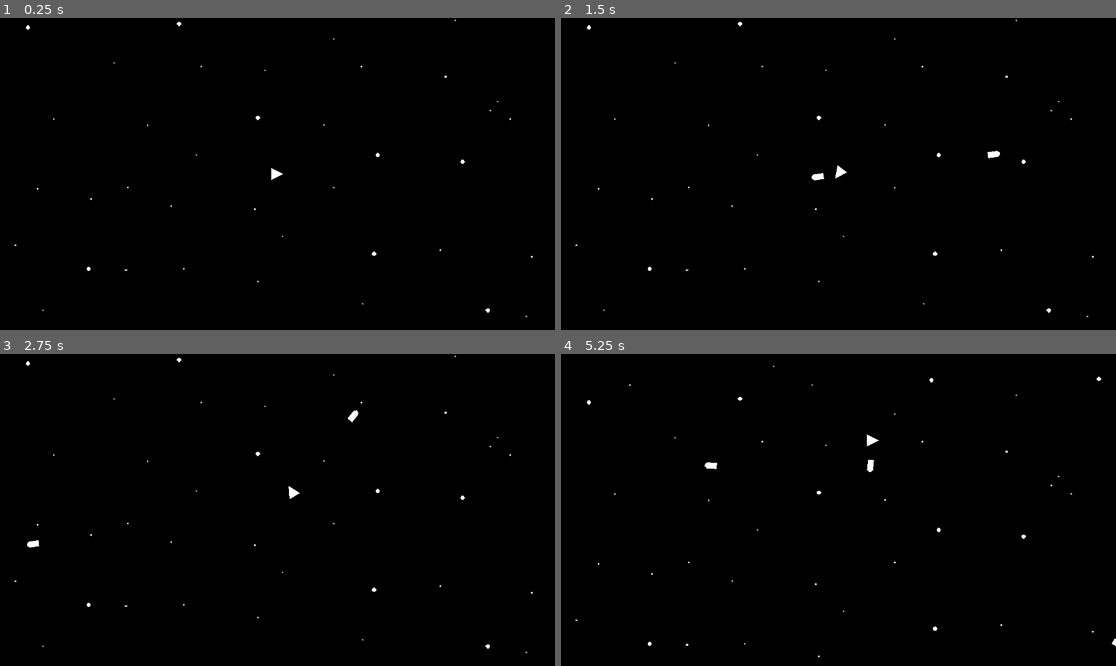
Above: before the commit, frames 1-4 (two rows, left to right).
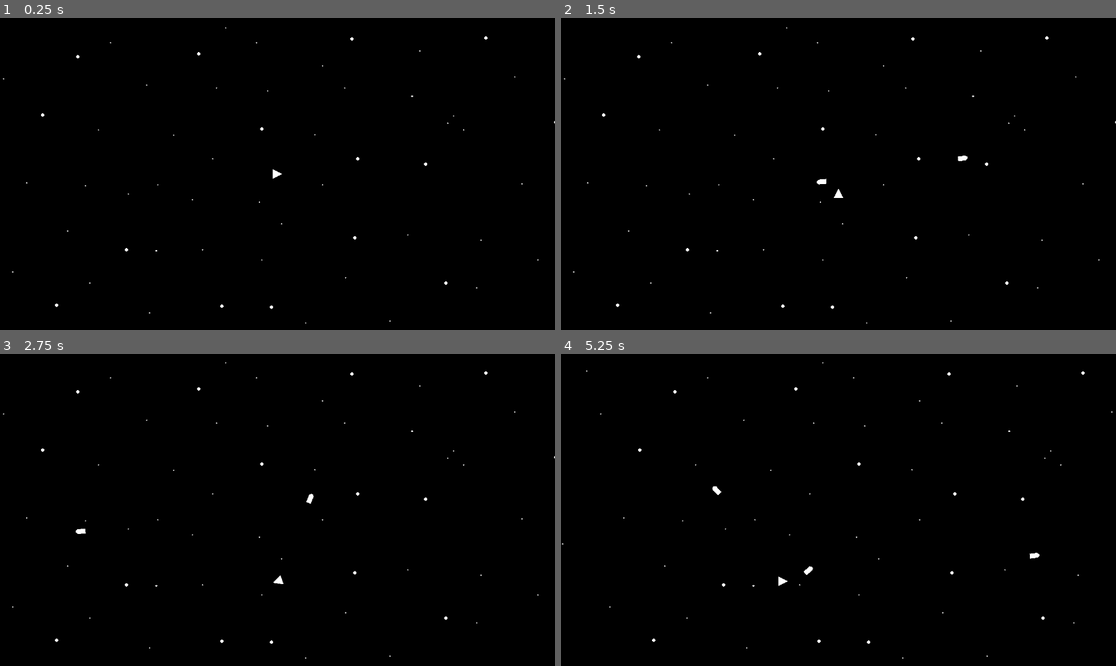
Above: after the commit, the same moments.

Repository: zestones/Space-Colony
Game: Godot game, scene res://src/Scenes/spacePrototype.tscn
The game is run twice, just before and just after one commit, with the same random seed, the same clock (stepped at 60 frames per second) and the same inputs.
Inputs (mouse positions are in pixels of both pictures, inside the frame that each line leads up to):
- Up to frame 1 (0.25 s): no input
- Up to frame 2 (1.5 s): tap Enter at 0.5 s; move the mouse to (960, 158) at 0.52 s; hold D (Right) 0.53-1.28 s; click (960, 158) at 0.6 s; move the mouse to (727, 189) at 1.27 s; hold S (Down) from 1.28 s (still down); click (727, 189) at 1.35 s
- Up to frame 3 (2.75 s): move the mouse to (333, 441) at 2.02 s; release S (Down) at 2.03 s; hold D (Right) from 2.03 s (still down); click (333, 441) at 2.1 s
- Up to frame 4 (5.25 s): move the mouse to (810, 572) at 2.77 s; release D (Right) at 2.78 s; hold W (Up) 2.78-3.53 s; click (810, 572) at 2.85 s; move the mouse to (1005, 556) at 3.52 s; hold A (Left) 3.53-5.03 s; click (1005, 556) at 3.6 s; move the mouse to (672, 463) at 4.27 s; click (672, 463) at 4.35 s; move the mouse to (866, 510) at 5.02 s; hold S (Down) from 5.03 s (still down); click (866, 510) at 5.1 s

The runs differ from the first frame. In frame 1, 0.3% of the frame differs, in the area x 0-100%, y 0-98%; in frame 2, 0.5%; in frame 3, 0.5%; in frame 4, 0.6%, in the area x 0-100%, y 2-98%.

Commit message:
Changes the spaceship to characterbody2d
The spaceship is changed into a characterbody2d, and its default is set to uniform movement and rotation (no acceleration), but can still be changed back with the metadata of the spaceship object scene. Also made a few adjustments to clean up the code.

Diff:
--- a/game/src/Player/Spaceship/spaceship.gd
+++ b/game/src/Player/Spaceship/spaceship.gd
@@ -1,27 +1,33 @@
-extends RigidBody2D
+extends CharacterBody2D
 
 var direction = Vector2(cos(rotation), sin(rotation));
 var bulletID = preload ("res://src/Player/Spaceship/Bullet/bullet.tscn");
+#var linear_velocity = Vector2.ZERO;
+var angular_velocity = 0;
 
 func _process(delta):
 	direction = Vector2(cos(rotation), sin(rotation));
-	var input = Vector2(Input.get_axis("Left", "Right"), Input.get_axis("Down", "Up"));
+	var input = Input.get_vector("Left", "Right", "Down", "Up").normalized();#Vector2(Input.get_axis("Left", "Right"), Input.get_axis("Down", "Up"));
 
 	if get_meta("uniformRotation"):
-		angular_velocity = input.x * get_meta("maxRotationalSpeed") * delta;
+		angular_velocity = input.x * get_meta("maxRotationalSpeed");
 	else:
 		angular_velocity += input.x * get_meta("rotationalAcceleration") * delta;
 
 	if get_meta("uniformMovement"):
-		linear_velocity = direction * input.y * get_meta("maxSpeed");
+		velocity = direction * input.y * get_meta("maxSpeed");
 	else:
-		apply_force(direction * input.y * get_meta("acceleration"))
+		velocity += direction * input.y * get_meta("acceleration") * delta;
 
 	angular_velocity = clampf(angular_velocity, -get_meta("maxRotationalSpeed"), get_meta("maxRotationalSpeed"));
-	if linear_velocity.length() > get_meta("maxSpeed"):
-		linear_velocity = linear_velocity.limit_length(get_meta("maxSpeed"));
+	if velocity.length() > get_meta("maxSpeed"):
+		velocity = velocity.limit_length(get_meta("maxSpeed"));
 
 	if Input.is_action_just_pressed("Fire"):
 		var bullet = bulletID.instantiate();
 		bullet.position = position;
 		get_parent().add_child(bullet);
+
+	move_and_slide();
+	rotate(deg_to_rad(angular_velocity) * delta);
+	print_debug(str(angular_velocity) + ", " + str(rotation_degrees));
--- a/game/src/Player/Spaceship/spaceship.tscn
+++ b/game/src/Player/Spaceship/spaceship.tscn
@@ -2,19 +2,18 @@
 
 [ext_resource type="Script" path="res://src/Player/Spaceship/spaceship.gd" id="1_7fy6d"]
 
-[node name="RigidBody2D" type="RigidBody2D"]
-gravity_scale = 0.0
+[node name="Spaceship" type="CharacterBody2D"]
 script = ExtResource("1_7fy6d")
-metadata/rotationalAcceleration = 10.0
+metadata/uniformRotation = true
+metadata/uniformMovement = true
+metadata/maxSpeed = 200.0
 metadata/acceleration = 50.0
-metadata/uniformRotation = true
-metadata/uniformMovement = false
-metadata/maxSpeed = 150.0
-metadata/maxRotationalSpeed = 180.0
+metadata/maxRotationalSpeed = 360.0
+metadata/rotationalAcceleration = 180.0
 
-[node name="CollisionPolygon2D" type="CollisionPolygon2D" parent="."]
-polygon = PackedVector2Array(-10, -10, 10, 0, -10, 10)
-
-[node name="Polygon2D" type="Polygon2D" parent="CollisionPolygon2D"]
+[node name="Polygon2D2" type="Polygon2D" parent="."]
 position = Vector2(-30, -20)
 polygon = PackedVector2Array(20, 10, 40, 20, 20, 30)
+
+[node name="CollisionPolygon2D2" type="CollisionPolygon2D" parent="."]
+polygon = PackedVector2Array(-10, -10, 10, 0, -10, 10)
--- a/game/src/Scenes/spacePrototype.tscn
+++ b/game/src/Scenes/spacePrototype.tscn
@@ -18,7 +18,6 @@
 position = Vector2(2092, 324)
 
 [node name="Camera2D" type="Camera2D" parent="Spaceship"]
-zoom = Vector2(1.25, 1.25)
 limit_left = 0
 limit_top = 0
 limit_right = 4000
